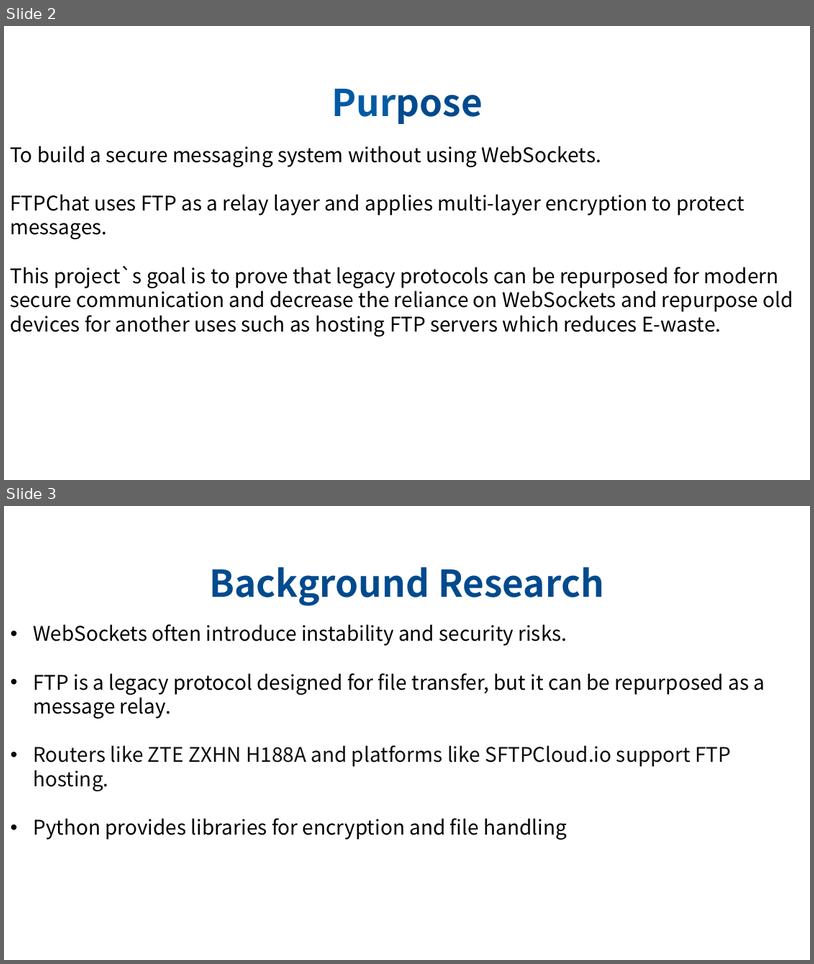
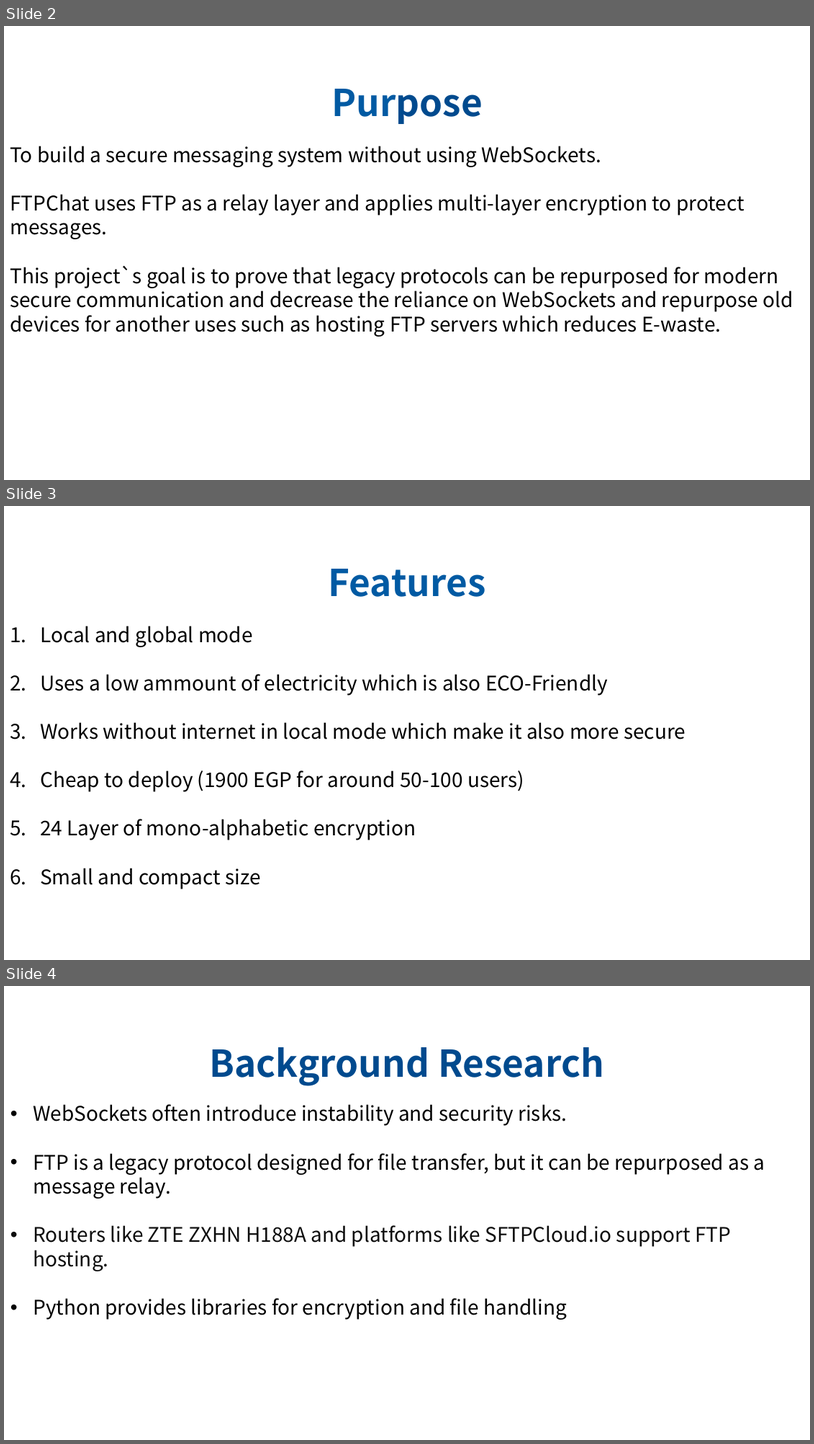
Before and after one commit to ahmedomar2014/FTPChat, a slide deck: Documentation/ISEF/Poster.pptx. Shown one above the other, each under a label of ours: slides 2 and 3 before the commit, slides 2, 3 and 4 after it. The pictures are 814x964 and 814x1444 pixels, drawn with LibreOffice and Linux fonts; fonts in the diff are those of the drawing. Boxes give left, top, right and bottom in pixels: in the first picture for what was removed or moved away, otherwise in the second. Text is boxed around its words. In the diff, an @@ line names an element or a change of style, - is before the commit and + after.

```diff
--- a/Documentation/ISEF/Poster.pptx
+++ b/Documentation/ISEF/Poster.pptx
@@ slide 3 added at [4, 506, 810, 960], background #FFFFFF @@
@@ text added at [329, 569, 486, 597], 44 pt, text #015AA3, bold @@
+Features
@@ text added at [40, 626, 686, 889], 24 pt, text #000000 @@
+1. Local and global mode
+2. Uses a low ammount of electricity which is also ECO-Friendly
+3. Works without internet in local mode which make it also more secure
+4. Cheap to deploy (1900 EGP for around 50-100 users)
+5. 24 Layer of mono-alphabetic encryption
+6. Small and compact size
@@ line added from (4, 669) to (810, 674), #FFFFFF 2.25 pt @@
@@ what was slide 3 is now slide 4 @@
```
Also in this commit, not shown: 17 other files.
